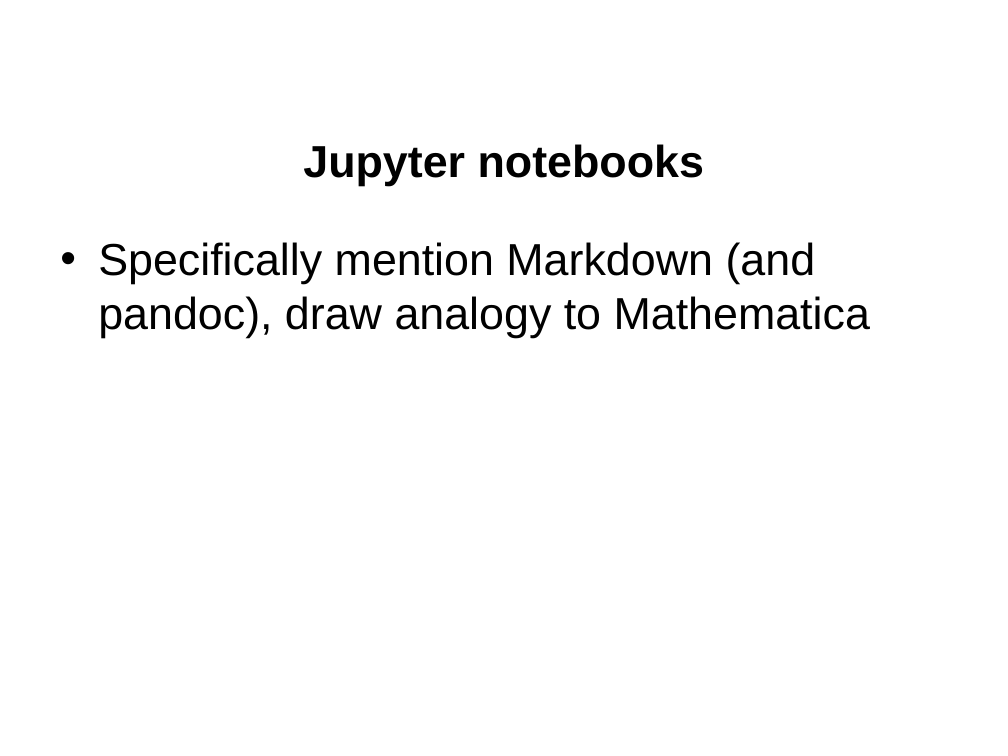
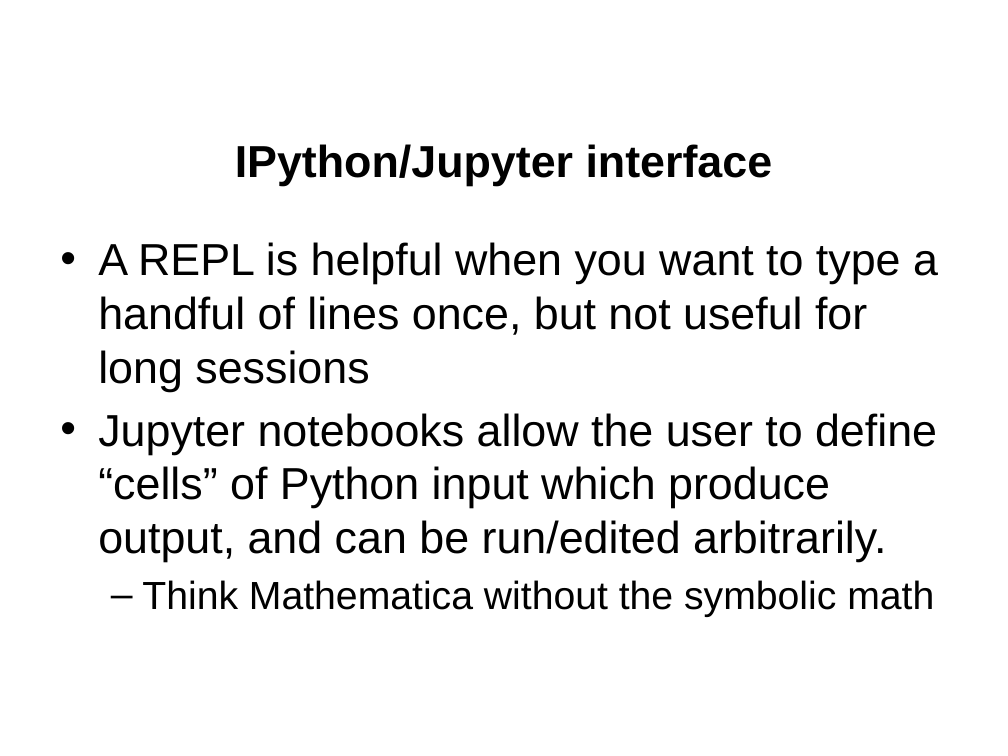
Before and after one commit to jgerity/talks, a slide deck: slide 17 of 2016/computing_workgroup/intro-to-python/intro-to-python.pptx (slide 18 before the commit). Drawn at 1008x756 pixels with LibreOffice and Linux fonts; fonts in the diff are those of the drawing; background and template pictures are left out. Boxes give left, top, right and bottom in pixels: in the first picture for what was removed or moved away, otherwise in the second. Text is boxed around its words. In the diff, an @@ line names an element or a change of style, - is before the commit and + after.

```diff
--- a/2016/computing_workgroup/intro-to-python/intro-to-python.pptx
+++ b/2016/computing_workgroup/intro-to-python/intro-to-python.pptx
@@ title at [235, 144, 773, 186]: text changed @@
-Jupyter notebooks
+IPython/Jupyter interface
@@ text at [98, 242, 938, 617]: text changed @@
-• Specifically mention Markdown (and pandoc), draw analogy to Mathematica
+• A REPL is helpful when you want to type a handful of lines once, but not useful for long sessions
+• Jupyter notebooks allow the user to define “cells” of Python input which produce output, and can be run/edited arbitrarily.
+  – Think Mathematica without the symbolic math
```
Also in this commit, not shown: 7 other slides changed, 5 slides added, 1 slide removed.
